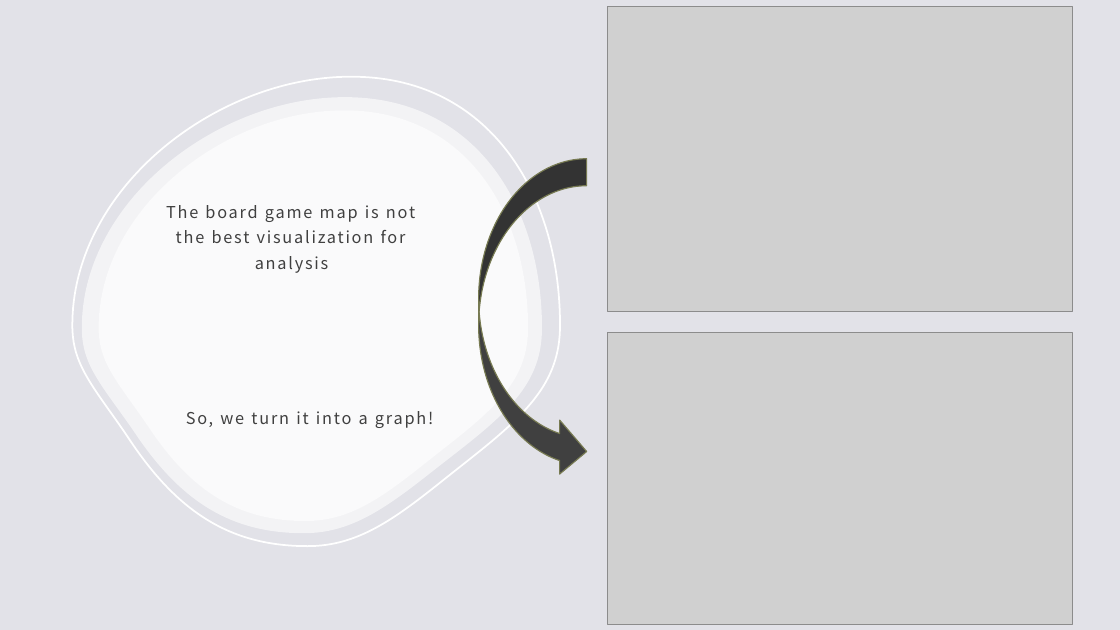
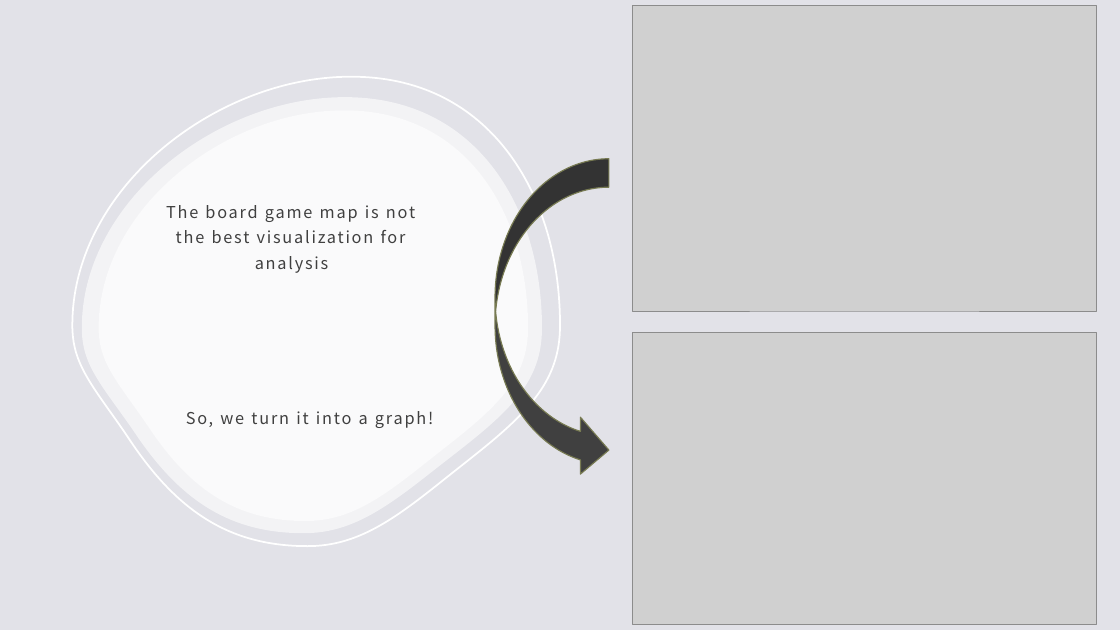
Before and after one commit to Trevor-McLemore/risk_analysis, a slide deck: slide 2 of risk_presentation.pptx. Drawn at 1120x630 pixels with LibreOffice and Linux fonts; fonts in the diff are those of the drawing; grey boxes stand for pictures. Boxes give left, top, right and bottom in pixels: in the first picture for what was removed or moved away, otherwise in the second. Text is boxed around its words. In the diff, an @@ line names an element or a change of style, - is before the commit and + after.

```diff
--- a/risk_presentation.pptx
+++ b/risk_presentation.pptx
@@ picture: place and size @@
-picture at [608,6,1073,311]
+picture at [633,6,1097,311]
@@ curved right arrow: place and size @@
-curved right arrow at [479,159,587,479]
+curved right arrow at [495,159,609,479]
@@ picture: place and size @@
-picture at [608,333,1073,624]
+picture at [633,333,1097,624]
```
Also in this commit, not shown: 4 other slides changed, 7 slides added, 3 slides removed, 4 other files.
